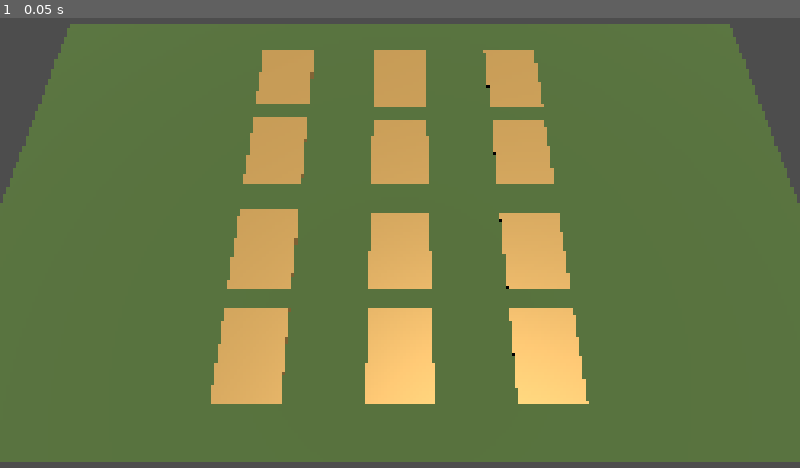
Above: before the commit, frame 1.
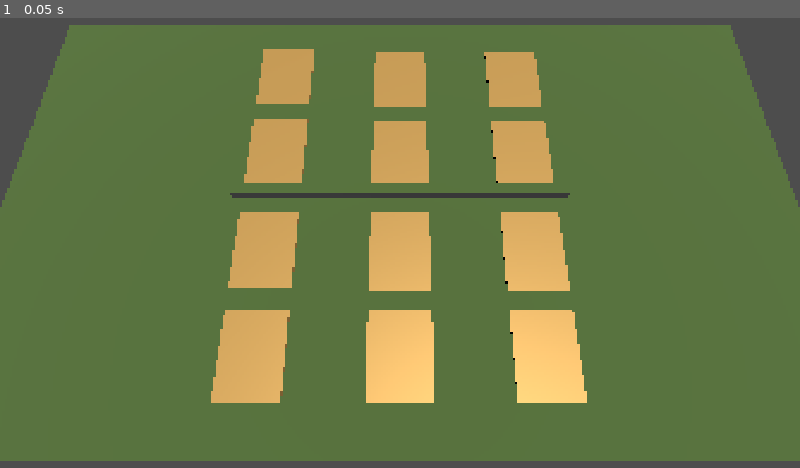
Above: after the commit, the same moment.

Repository: Drozmog/Legions-of-Valor
Game: Godot game, scene res://battlefield_3d.tscn
The game is run twice, just before and just after one commit, with the same random seed, the same clock (stepped at 60 frames per second) and the same inputs.
Inputs:
- Up to frame 1 (0.05 s): no input

The runs differ from the first frame. In frame 1, 2.0% of the frame differs, in the area x 0-100%, y 1-99%.

Commit message:
initial game structure

Diff:
--- a/battlefield_3d.tscn
+++ b/battlefield_3d.tscn
@@ -5,6 +5,15 @@
 
 [sub_resource type="StandardMaterial3D" id="StandardMaterial3D_kb538"]
 albedo_color = Color(0.35116842, 0.46622092, 0.23631617, 1)
+
+[sub_resource type="RibbonTrailMesh" id="RibbonTrailMesh_lmsbs"]
+size = 5.854
+sections = 2
+
+[sub_resource type="StandardMaterial3D" id="StandardMaterial3D_pie2m"]
+albedo_color = Color(0.39688927, 0.39688927, 0.39688924, 1)
+metallic = 0.35
+roughness = 0.42
 
 [sub_resource type="BoxMesh" id="BoxMesh_lmsbs"]
 size = Vector3(1.02, 0.02, 1.34)
@@ -14,12 +23,19 @@
 metallic = 0.46
 roughness = 0.62
 
+[sub_resource type="BoxShape3D" id="BoxShape3D_lmsbs"]
+size = Vector3(1.02, 0.02, 1.34)
+
 [node name="Battlefield3D" type="Node3D" unique_id=1594429578]
 
 [node name="BoardPlane" type="MeshInstance3D" parent="." unique_id=1652894338]
 mesh = SubResource("PlaneMesh_lmsbs")
 surface_material_override/0 = SubResource("StandardMaterial3D_kb538")
 
+[node name="MeshInstance3D" type="MeshInstance3D" parent="BoardPlane" unique_id=2068140905]
+mesh = SubResource("RibbonTrailMesh_lmsbs")
+surface_material_override/0 = SubResource("StandardMaterial3D_pie2m")
+
 [node name="Camera3D" type="Camera3D" parent="." unique_id=1256937891]
 transform = Transform3D(1, 0, 0, 0, 0.26218924, 0.9650165, 0, -0.9650165, 0.26218924, 0, 4.8, 2.125)
 current = true
@@ -33,58 +49,238 @@
 transform = Transform3D(1, 0, 0, 0, 1, 0, 0, 0, 1, -2.25, 0.06, 2.6)
 mesh = SubResource("BoxMesh_lmsbs")
 surface_material_override/0 = SubResource("StandardMaterial3D_qglca")
+metadata/owner = "player"
+metadata/row = "back"
+metadata/column = "middle"
+metadata/slot_id = "P_Back_Left"
+metadata/occupied = false
+
+[node name="ClickArea" type="Area3D" parent="Laneslots/P_Back_Left" unique_id=259839617]
+
+[node name="CollisionShape3D" type="CollisionShape3D" parent="Laneslots/P_Back_Left/ClickArea" unique_id=803344067]
+transform = Transform3D(1, 0, 0, 0, 1, 0, 0, 0, 1, 0, 0.15, 0)
+shape = SubResource("BoxShape3D_lmsbs")
+debug_color = Color(0, 0.6, 0.69803923, 0.8509804)
+
+[node name="CardPoint" type="Marker3D" parent="Laneslots/P_Back_Left" unique_id=874799549]
+transform = Transform3D(1, 0, 0, 0, 1, 0, 0, 0, 1, 0, 0.18, 0)
 
 [node name="P_Back_Middle" type="MeshInstance3D" parent="Laneslots" unique_id=855351099]
 transform = Transform3D(1, 0, 0, 0, 1, 0, 0, 0, 1, 0, 0, 2.6)
 mesh = SubResource("BoxMesh_lmsbs")
 surface_material_override/0 = SubResource("StandardMaterial3D_qglca")
+metadata/owner = "player"
+metadata/row = "back"
+metadata/column = "middle"
+metadata/slot_id = "P_Back_Middle"
+metadata/occupied = false
+
+[node name="ClickArea" type="Area3D" parent="Laneslots/P_Back_Middle" unique_id=1839502999]
+
+[node name="CollisionShape3D" type="CollisionShape3D" parent="Laneslots/P_Back_Middle/ClickArea" unique_id=2009207044]
+transform = Transform3D(1, 0, 0, 0, 1, 0, 0, 0, 1, 0, 0.15, 0)
+shape = SubResource("BoxShape3D_lmsbs")
+debug_color = Color(0, 0.6, 0.69803923, 0.8509804)
+
+[node name="CardPoint" type="Marker3D" parent="Laneslots/P_Back_Middle" unique_id=1720699448]
+transform = Transform3D(1, 0, 0, 0, 1, 0, 0, 0, 1, 0, 0.18, 0)
 
 [node name="P_Back_Right" type="MeshInstance3D" parent="Laneslots" unique_id=1822201659]
 transform = Transform3D(1, 0, 0, 0, 1, 0, 0, 0, 1, 2.25, 0, 2.6)
 mesh = SubResource("BoxMesh_lmsbs")
 surface_material_override/0 = SubResource("StandardMaterial3D_qglca")
+metadata/owner = "player"
+metadata/row = "back"
+metadata/column = "right"
+metadata/slot_id = "P_Back_Right"
+metadata/occupied = false
+
+[node name="ClickArea" type="Area3D" parent="Laneslots/P_Back_Right" unique_id=1510277826]
+
+[node name="CollisionShape3D" type="CollisionShape3D" parent="Laneslots/P_Back_Right/ClickArea" unique_id=1073590381]
+transform = Transform3D(1, 0, 0, 0, 1, 0, 0, 0, 1, 0, 0.15, 0)
+shape = SubResource("BoxShape3D_lmsbs")
+debug_color = Color(0, 0.6, 0.69803923, 0.8509804)
+
+[node name="CardPoint" type="Marker3D" parent="Laneslots/P_Back_Right" unique_id=789157727]
+transform = Transform3D(1, 0, 0, 0, 1, 0, 0, 0, 1, 0, 0.18, 0)
 
 [node name="P_Front_Left" type="MeshInstance3D" parent="Laneslots" unique_id=1732378880]
 transform = Transform3D(1, 0, 0, 0, 1, 0, 0, 0, 1, -2.25, 0.06, 0.94)
 mesh = SubResource("BoxMesh_lmsbs")
 surface_material_override/0 = SubResource("StandardMaterial3D_qglca")
+metadata/owner = "player"
+metadata/row = "front"
+metadata/column = "left"
+metadata/slot_id = "P_Front_Left"
+metadata/occupied = false
+
+[node name="ClickArea" type="Area3D" parent="Laneslots/P_Front_Left" unique_id=792622474]
+
+[node name="CollisionShape3D" type="CollisionShape3D" parent="Laneslots/P_Front_Left/ClickArea" unique_id=1433973957]
+transform = Transform3D(1, 0, 0, 0, 1, 0, 0, 0, 1, 0, 0.15, 0)
+shape = SubResource("BoxShape3D_lmsbs")
+debug_color = Color(0, 0.6, 0.69803923, 0.8509804)
+
+[node name="CardPoint" type="Marker3D" parent="Laneslots/P_Front_Left" unique_id=729374752]
+transform = Transform3D(1, 0, 0, 0, 1, 0, 0, 0, 1, 0, 0.18, 0)
 
 [node name="P_Front_Middle" type="MeshInstance3D" parent="Laneslots" unique_id=604105679]
 transform = Transform3D(1, 0, 0, 0, 1, 0, 0, 0, 1, 0, 0, 0.94)
 mesh = SubResource("BoxMesh_lmsbs")
 surface_material_override/0 = SubResource("StandardMaterial3D_qglca")
+metadata/owner = "player"
+metadata/row = "front"
+metadata/column = "middle"
+metadata/slot_id = "P_Front_Middle"
+metadata/occupied = false
+
+[node name="ClickArea" type="Area3D" parent="Laneslots/P_Front_Middle" unique_id=2079473236]
+
+[node name="CollisionShape3D" type="CollisionShape3D" parent="Laneslots/P_Front_Middle/ClickArea" unique_id=1224930813]
+transform = Transform3D(1, 0, 0, 0, 1, 0, 0, 0, 1, 0, 0.15, 0)
+shape = SubResource("BoxShape3D_lmsbs")
+debug_color = Color(0, 0.6, 0.69803923, 0.8509804)
+
+[node name="CardPoint" type="Marker3D" parent="Laneslots/P_Front_Middle" unique_id=1741570026]
+transform = Transform3D(1, 0, 0, 0, 1, 0, 0, 0, 1, 0, 0.18, 0)
 
 [node name="P_Front_Right" type="MeshInstance3D" parent="Laneslots" unique_id=660038963]
 transform = Transform3D(1, 0, 0, 0, 1, 0, 0, 0, 1, 2.25, 0, 0.94)
 mesh = SubResource("BoxMesh_lmsbs")
 surface_material_override/0 = SubResource("StandardMaterial3D_qglca")
+metadata/owner = "player"
+metadata/row = "front"
+metadata/column = "right"
+metadata/slot_id = "P_Front_Right"
+metadata/occupied = false
+
+[node name="ClickArea" type="Area3D" parent="Laneslots/P_Front_Right" unique_id=1045867132]
+
+[node name="CollisionShape3D" type="CollisionShape3D" parent="Laneslots/P_Front_Right/ClickArea" unique_id=757025912]
+transform = Transform3D(1, 0, 0, 0, 1, 0, 0, 0, 1, 0, 0.15, 0)
+shape = SubResource("BoxShape3D_lmsbs")
+debug_color = Color(0, 0.6, 0.69803923, 0.8509804)
+
+[node name="CardPoint" type="Marker3D" parent="Laneslots/P_Front_Right" unique_id=53396615]
+transform = Transform3D(1, 0, 0, 0, 1, 0, 0, 0, 1, 0, 0.18, 0)
 
 [node name="E_Back_Left" type="MeshInstance3D" parent="Laneslots" unique_id=1762695617]
 transform = Transform3D(1, 0, 0, 0, 1, 0, 0, 0, 1, -2.25, 0.06, -2.6)
 mesh = SubResource("BoxMesh_lmsbs")
 surface_material_override/0 = SubResource("StandardMaterial3D_qglca")
+metadata/owner = "enemy"
+metadata/row = "back"
+metadata/column = "left"
+metadata/slot_id = "E_Back_Left"
+metadata/occupied = false
+
+[node name="ClickArea" type="Area3D" parent="Laneslots/E_Back_Left" unique_id=1867611774]
+
+[node name="CollisionShape3D" type="CollisionShape3D" parent="Laneslots/E_Back_Left/ClickArea" unique_id=237702422]
+transform = Transform3D(1, 0, 0, 0, 1, 0, 0, 0, 1, 0, 0.15, 0)
+shape = SubResource("BoxShape3D_lmsbs")
+debug_color = Color(0, 0.6, 0.69803923, 0.8509804)
+
+[node name="CardPoint" type="Marker3D" parent="Laneslots/E_Back_Left" unique_id=343053295]
+transform = Transform3D(1, 0, 0, 0, 1, 0, 0, 0, 1, 0, 0.18, 0)
 
 [node name="E_Back_Middle" type="MeshInstance3D" parent="Laneslots" unique_id=961975063]
 transform = Transform3D(1, 0, 0, 0, 1, 0, 0, 0, 1, 0, 0, -2.6)
 mesh = SubResource("BoxMesh_lmsbs")
 surface_material_override/0 = SubResource("StandardMaterial3D_qglca")
+metadata/owner = "enemy"
+metadata/row = "back"
+metadata/column = "middle"
+metadata/slot_id = "E_Back_Middle"
+metadata/occupied = false
+
+[node name="ClickArea" type="Area3D" parent="Laneslots/E_Back_Middle" unique_id=282301276]
+
+[node name="CollisionShape3D" type="CollisionShape3D" parent="Laneslots/E_Back_Middle/ClickArea" unique_id=1428429016]
+transform = Transform3D(1, 0, 0, 0, 1, 0, 0, 0, 1, 0, 0.15, 0)
+shape = SubResource("BoxShape3D_lmsbs")
+debug_color = Color(0, 0.6, 0.69803923, 0.8509804)
+
+[node name="CardPoint" type="Marker3D" parent="Laneslots/E_Back_Middle" unique_id=379644923]
+transform = Transform3D(1, 0, 0, 0, 1, 0, 0, 0, 1, 0, 0.18, 0)
 
 [node name="E_Back_Right" type="MeshInstance3D" parent="Laneslots" unique_id=645410467]
 transform = Transform3D(1, 0, 0, 0, 1, 0, 0, 0, 1, 2.25, 0, -2.6)
 mesh = SubResource("BoxMesh_lmsbs")
 surface_material_override/0 = SubResource("StandardMaterial3D_qglca")
+metadata/owner = "enemy"
+metadata/row = "back"
+metadata/column = "right"
+metadata/slot_id = "E_Back_Right"
+metadata/occupied = false
+
+[node name="ClickArea" type="Area3D" parent="Laneslots/E_Back_Right" unique_id=451291521]
+
+[node name="CollisionShape3D" type="CollisionShape3D" parent="Laneslots/E_Back_Right/ClickArea" unique_id=1815346963]
+transform = Transform3D(1, 0, 0, 0, 1, 0, 0, 0, 1, 0, 0.15, 0)
+shape = SubResource("BoxShape3D_lmsbs")
+debug_color = Color(0, 0.6, 0.69803923, 0.8509804)
+
+[node name="CardPoint" type="Marker3D" parent="Laneslots/E_Back_Right" unique_id=87845180]
+transform = Transform3D(1, 0, 0, 0, 1, 0, 0, 0, 1, 0, 0.18, 0)
 
 [node name="E_Front_Left" type="MeshInstance3D" parent="Laneslots" unique_id=760634006]
 transform = Transform3D(1, 0, 0, 0, 1, 0, 0, 0, 1, -2.25, 0.06, -0.94)
 mesh = SubResource("BoxMesh_lmsbs")
 surface_material_override/0 = SubResource("StandardMaterial3D_qglca")
+metadata/owner = "enemy"
+metadata/row = "front"
+metadata/column = "right"
+metadata/slot_id = "E_Front_Left"
+metadata/occupied = false
+
+[node name="ClickArea" type="Area3D" parent="Laneslots/E_Front_Left" unique_id=349035110]
+
+[node name="CollisionShape3D" type="CollisionShape3D" parent="Laneslots/E_Front_Left/ClickArea" unique_id=456215408]
+transform = Transform3D(1, 0, 0, 0, 1, 0, 0, 0, 1, 0, 0.15, 0)
+shape = SubResource("BoxShape3D_lmsbs")
+debug_color = Color(0, 0.6, 0.69803923, 0.8509804)
+
+[node name="CardPoint" type="Marker3D" parent="Laneslots/E_Front_Left" unique_id=795906570]
+transform = Transform3D(1, 0, 0, 0, 1, 0, 0, 0, 1, 0, 0.18, 0)
 
 [node name="E_Front_Middle" type="MeshInstance3D" parent="Laneslots" unique_id=1906344403]
 transform = Transform3D(1, 0, 0, 0, 1, 0, 0, 0, 1, 0, 0, -0.94)
 mesh = SubResource("BoxMesh_lmsbs")
 surface_material_override/0 = SubResource("StandardMaterial3D_qglca")
+metadata/owner = "enemy"
+metadata/row = "front"
+metadata/column = "middle"
+metadata/slot_id = "E_Front_Middle"
+metadata/occupied = false
+
+[node name="ClickArea" type="Area3D" parent="Laneslots/E_Front_Middle" unique_id=1741794757]
+
+[node name="CollisionShape3D" type="CollisionShape3D" parent="Laneslots/E_Front_Middle/ClickArea" unique_id=426614756]
+transform = Transform3D(1, 0, 0, 0, 1, 0, 0, 0, 1, 0, 0.15, 0)
+shape = SubResource("BoxShape3D_lmsbs")
+debug_color = Color(0, 0.6, 0.69803923, 0.8509804)
+
+[node name="CardPoint" type="Marker3D" parent="Laneslots/E_Front_Middle" unique_id=176634066]
+transform = Transform3D(1, 0, 0, 0, 1, 0, 0, 0, 1, 0, 0.18, 0)
 
 [node name="E_Front_Right" type="MeshInstance3D" parent="Laneslots" unique_id=2096020533]
 transform = Transform3D(1, 0, 0, 0, 1, 0, 0, 0, 1, 2.25, 0, -0.94)
 mesh = SubResource("BoxMesh_lmsbs")
 surface_material_override/0 = SubResource("StandardMaterial3D_qglca")
+metadata/owner = "enemy"
+metadata/row = "front"
+metadata/column = "right"
+metadata/slot_id = "E_Front_Right"
+metadata/occupied = false
+
+[node name="ClickArea" type="Area3D" parent="Laneslots/E_Front_Right" unique_id=498180893]
+
+[node name="CollisionShape3D" type="CollisionShape3D" parent="Laneslots/E_Front_Right/ClickArea" unique_id=154781962]
+transform = Transform3D(1, 0, 0, 0, 1, 0, 0, 0, 1, 0, 0.15, 0)
+shape = SubResource("BoxShape3D_lmsbs")
+debug_color = Color(0, 0.6, 0.69803923, 0.8509804)
+
+[node name="CardPoint" type="Marker3D" parent="Laneslots/E_Front_Right" unique_id=876838718]
+transform = Transform3D(1, 0, 0, 0, 1, 0, 0, 0, 1, 0, 0.18, 0)
--- a/project.godot
+++ b/project.godot
@@ -17,8 +17,8 @@
 
 [display]
 
-window/size/viewport_width=2560
-window/size/viewport_height=1440
+window/size/viewport_width=1920
+window/size/viewport_height=1080
 window/stretch/mode="canvas_items"
 window/stretch/aspect="expand"
 
